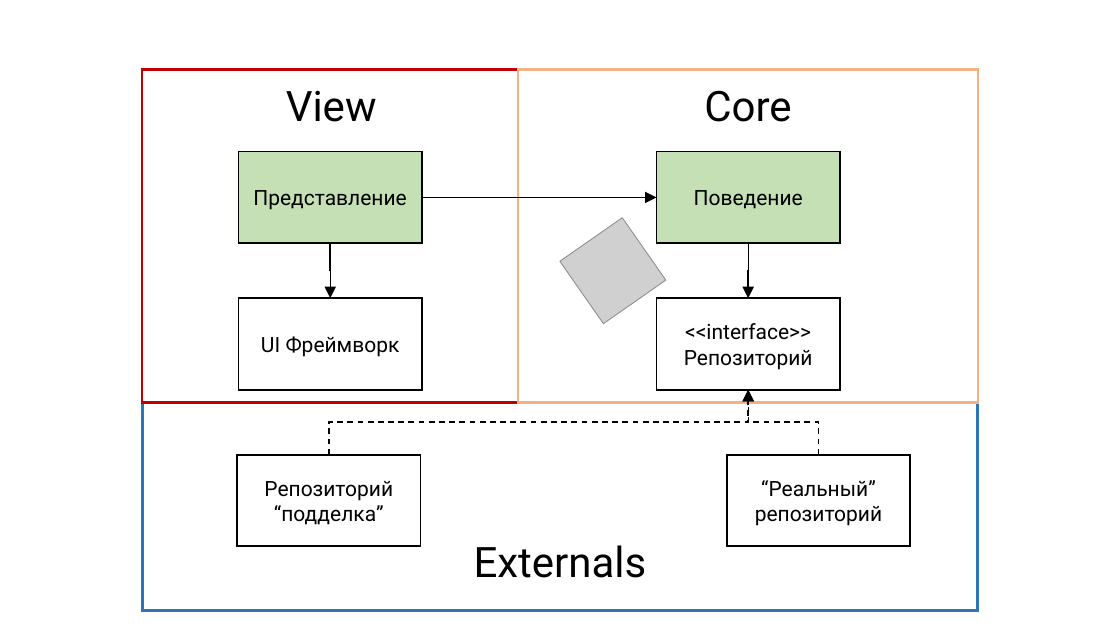
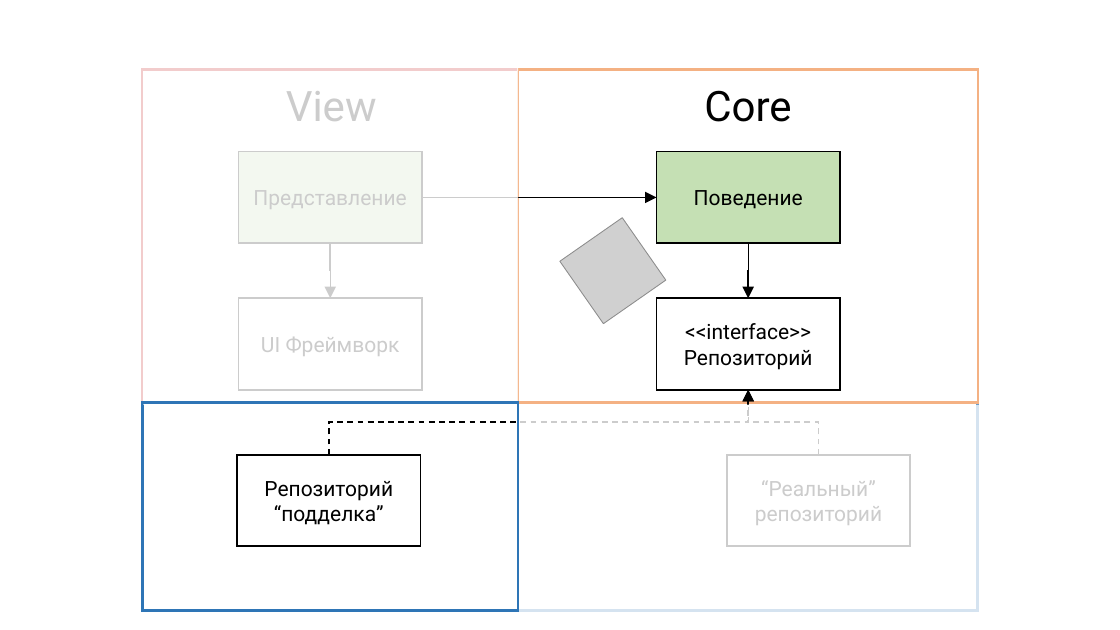
Before and after one commit to rkhaimov/brain-gym, a slide deck: slide 85 of Презентация.pptx (slide 80 before the commit). Drawn at 1120x630 pixels with LibreOffice and Linux fonts; fonts in the diff are those of the drawing; grey boxes stand for pictures. Boxes give left, top, right and bottom in pixels: in the first picture for what was removed or moved away, otherwise in the second. Text is boxed around its words. In the diff, an @@ line names an element or a change of style, - is before the commit and + after.

```diff
--- a/Презентация.pptx
+++ b/Презентация.pptx
@@ rectangle added at [140, 60, 518, 405], fill #FFFFFF at 80% opacity @@
@@ rectangle added at [142, 402, 518, 611], outline #2E75B6 2.25 pt @@
@@ rectangle added at [518, 405, 987, 618], fill #FFFFFF at 80% opacity @@
@@ text removed at [474, 545, 647, 578] @@
-Externals
```
Also in this commit, not shown: 18 other slides changed, 7 slides added, 1 slide removed.
